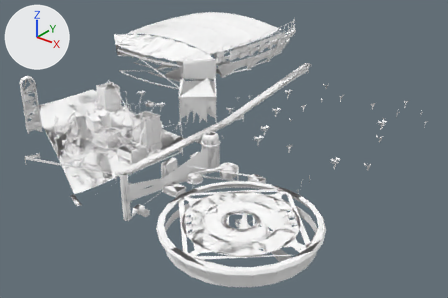
An edit to the glTF model models/street_island2_04.glb, drawn before and after from the same camera.
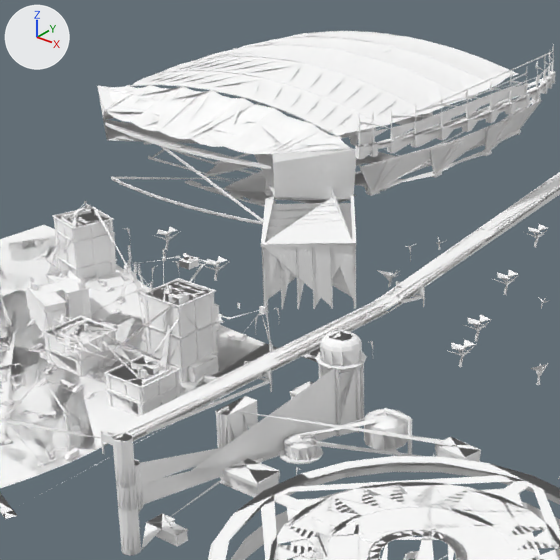
Each version is shown whole from a 50 mm camera at (-197.0, -460.0, 264.0) aimed at (-556.0, -11.0, -14.0), then close up on the part from 17% to 66% of the width and 0% to 75% of the height. The lights are fixed; the arrows at upper left show +X, +Y and +Z. The older version's two pictures come first.

Objects in the first close-up: 'seg_372', 'seg_447', 'seg_462', 'seg_466', 'seg_564', 'seg_566', 'seg_725', 'seg_758', 'seg_786', 'seg_841', 'seg_842', 'seg_932' and 30 more.
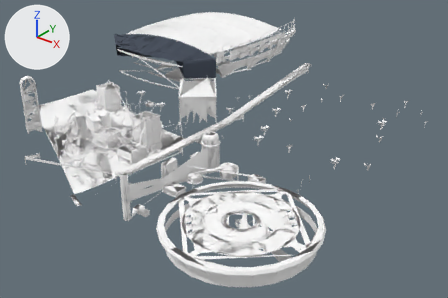
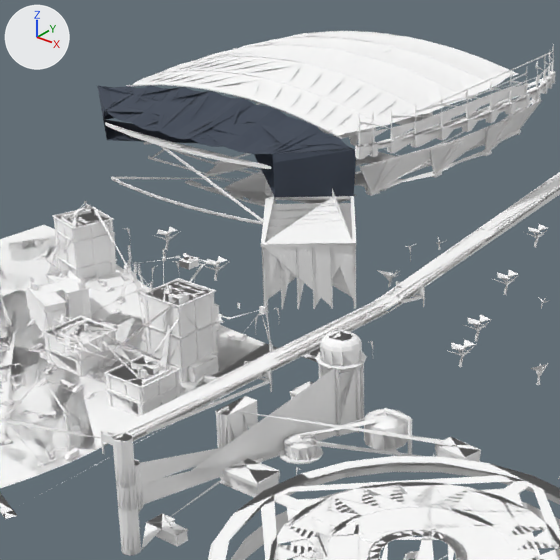
Boxes [x1, y1, x2, y2] around the edits, measured in the close-ups (560 x 560 px):
'seg_932', recoloured (white to greyish blue): [97, 85, 356, 197] in both

The change, as a list of edits to the scene's bpy script:
```text
Add mat_dark:
    mat_dark = principled_material('__dark')
    mat_dark.base_color = (0.055, 0.07, 0.1)  # greyish blue #424b59
    mat_dark.roughness = 1.0
Change me_seg_932:
    where me_seg_932.from_pydata(...)  # 88 vertices, 238 faces; spans x -789.0..-621.0, y 27.0..63.0, z 29.0..60.0
    remove me_seg_932.materials.append(mat_gc_footprint_std_net_t_bakegroup_island2_landmarks0_2x)  # white #ffffff
    add me_seg_932.materials.append(mat_dark)  # greyish blue #424b59
```
